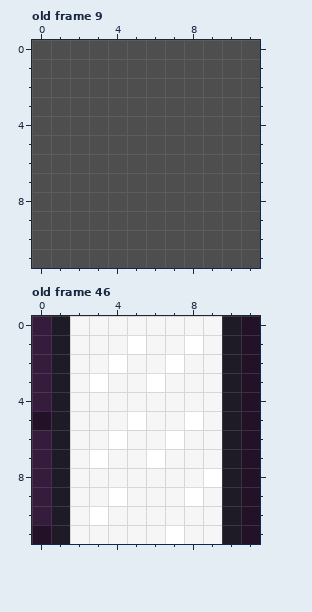
Pixel-art file: assets/tileset.aseprite. Above is the file before it was changed.
12x12 pixels, 63 frames. Colours within 5 levels of each other are drawn and written as one. Shown: old frame 9, old frame 46. The commit also changed other frames, which this record leaves out.
After:
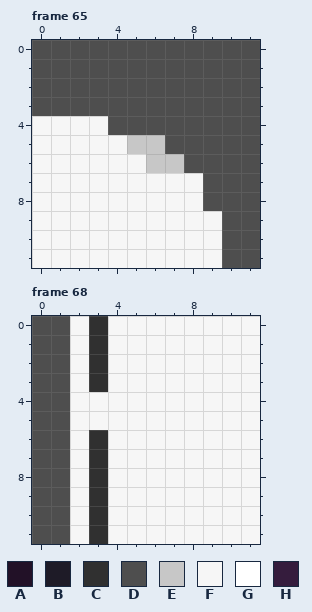
Palette (. is transparent): A #221127  B #1e1b27  C #303030  D #4e4e4e  E #c7c7c7  F #f6f6f6  G #ffffff  H #351c3d
A new or re-ordered frame is compared with the old frame closest to it.
Diff:
frames 63 -> 71
Frame 65 is new; against old frame 9, layer "Foreground transparent":
The author changed colour D to colour E in row 5 at x 5 to 6; in row 6 at x 6 to 7.
The author changed colour D to colour F in row 4 at x 0 to 3; in row 5 at x 0 to 4; in row 6 at x 0 to 5; in rows 7 to 8 at x 0 to 8; in rows 9 to 11 at x 0 to 9.
Frame 68 is new; against old frame 46, layers "Foreground transparent", "Foreground opaque":
The author changed colour F to colour C in rows 0 to 2 at x 3; in row 6 at x 3; in rows 8 to 9 at x 3; in row 11 at x 3.
The author changed colour G to colour C in row 3 at x 3; in row 7 at x 3; in row 10 at x 3.
The author changed colour A to colour D in row 5 at x 0; in row 11 at x 0.
The author changed colour B to colour D in rows 0 to 11 at x 1.
The author changed colour H to colour D in rows 0 to 4 at x 0; in rows 6 to 10 at x 0.
The author changed colour A to colour F in rows 0 to 11 at x 11.
The author changed colour B to colour F in rows 0 to 11 at x 10.
The author changed colour G to colour F in row 1 at x 5 and 8; in row 2 at x 4 and 7; in row 3 at x 6; in row 5 at x 5 and 8; in row 6 at x 4 and 7; in row 7 at x 6.
The author changed colour G to colour F in row 8 at x 9; in row 9 at x 4 and 8; in row 11 at x 7.
